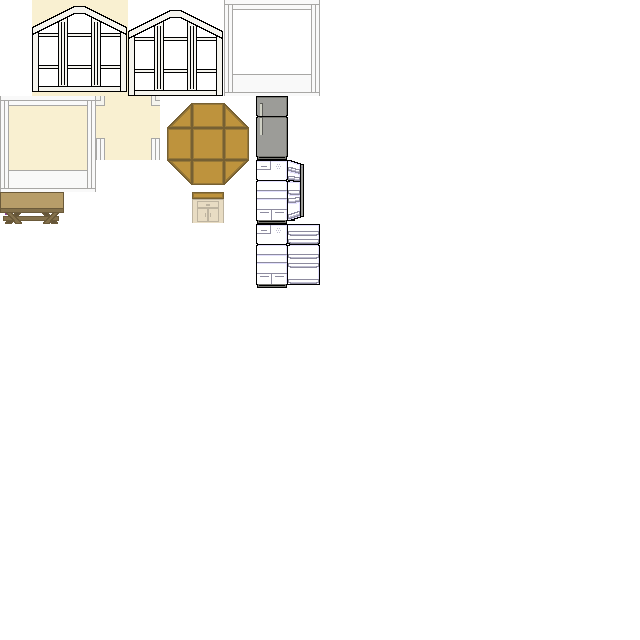
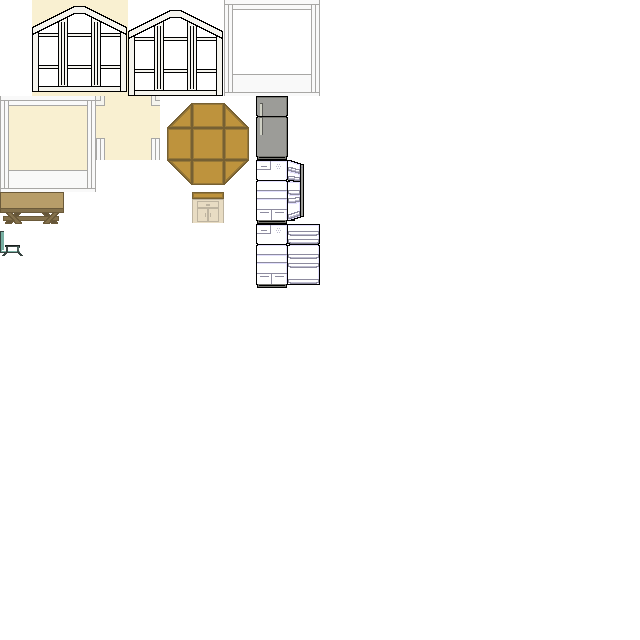
Comparing the layer stacks of the two 640x640 images. Changes:
moved "Layer 21" above "MaySit", painted on it over [0, 213, 23, 256]
